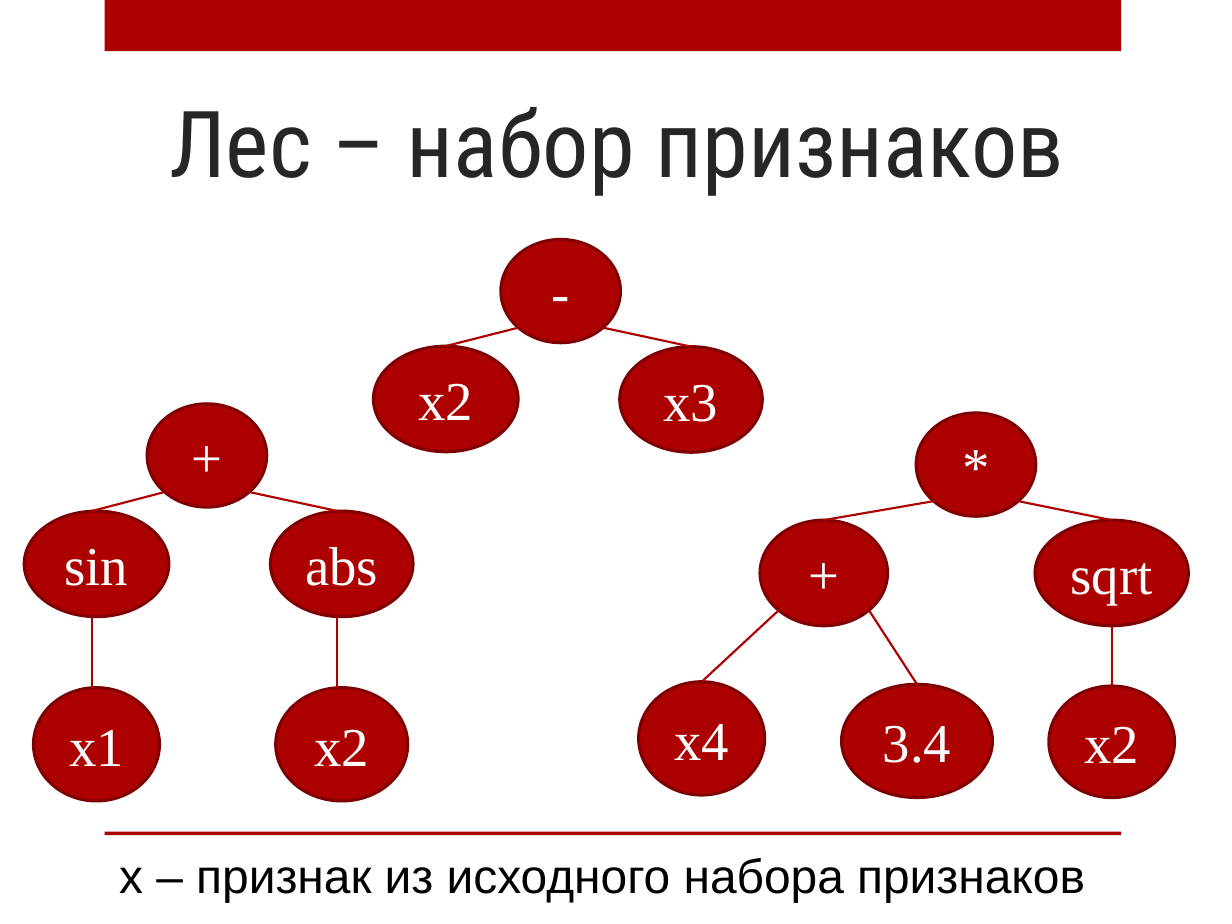
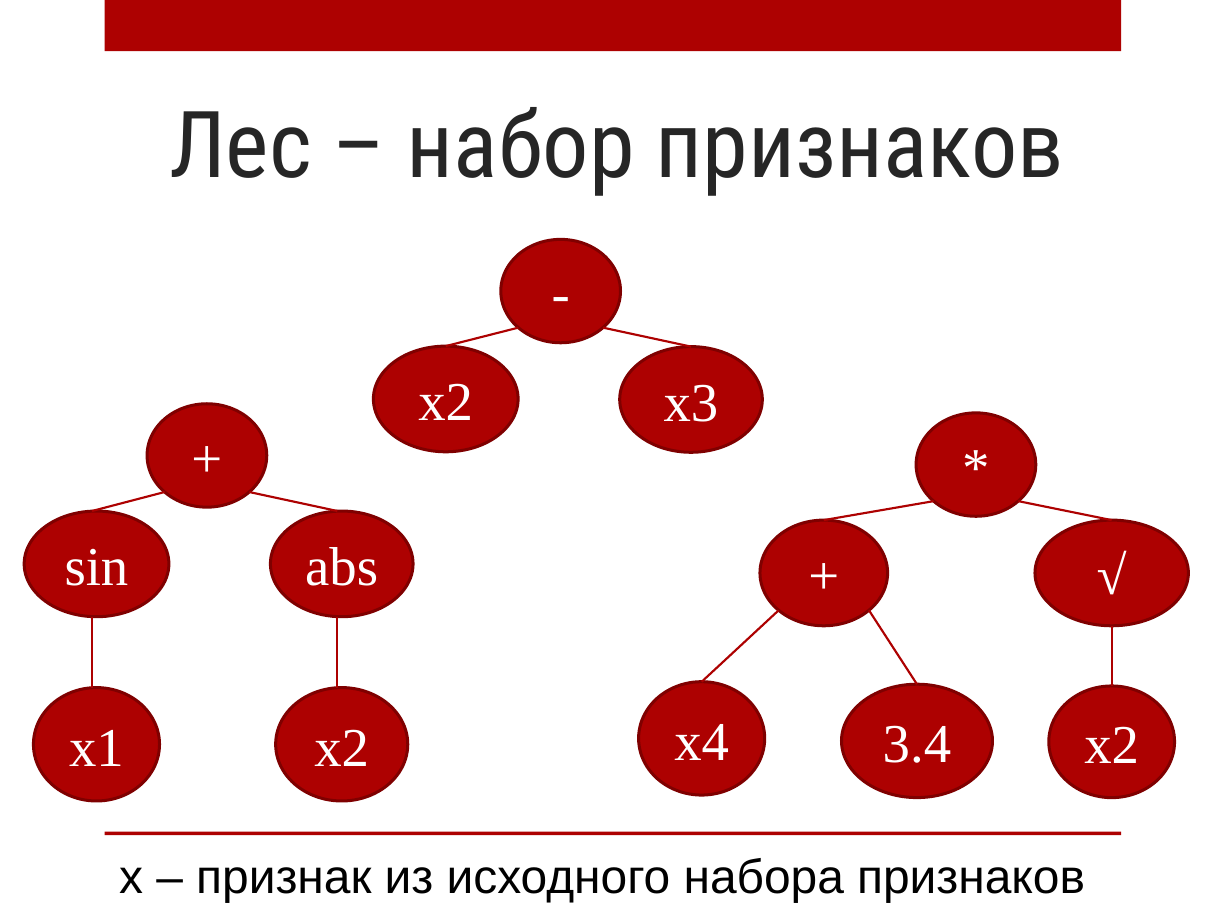
Before and after one commit to AnnaIbakaeva/Genetic, a slide deck: slide 15 of Диплом/Магистратура.Ибакаева.pptx (slide 16 before the commit). Drawn at 1232x924 pixels with LibreOffice and Linux fonts; fonts in the diff are those of the drawing; background and template pictures are left out. Boxes give left, top, right and bottom in pixels: in the first picture for what was removed or moved away, otherwise in the second. Text is boxed around its words. In the diff, an @@ line names an element or a change of style, - is before the commit and + after.

```diff
--- a/Диплом/Магистратура.Ибакаева.pptx
+++ b/Диплом/Магистратура.Ибакаева.pptx
@@ text in ellipse at <box>1071,563,1153,605</box>: text changed @@
-sqrt
+√
```
Also in this commit, not shown: 2 other slides changed, 1 slide added, 1 slide removed, 1 other file.
